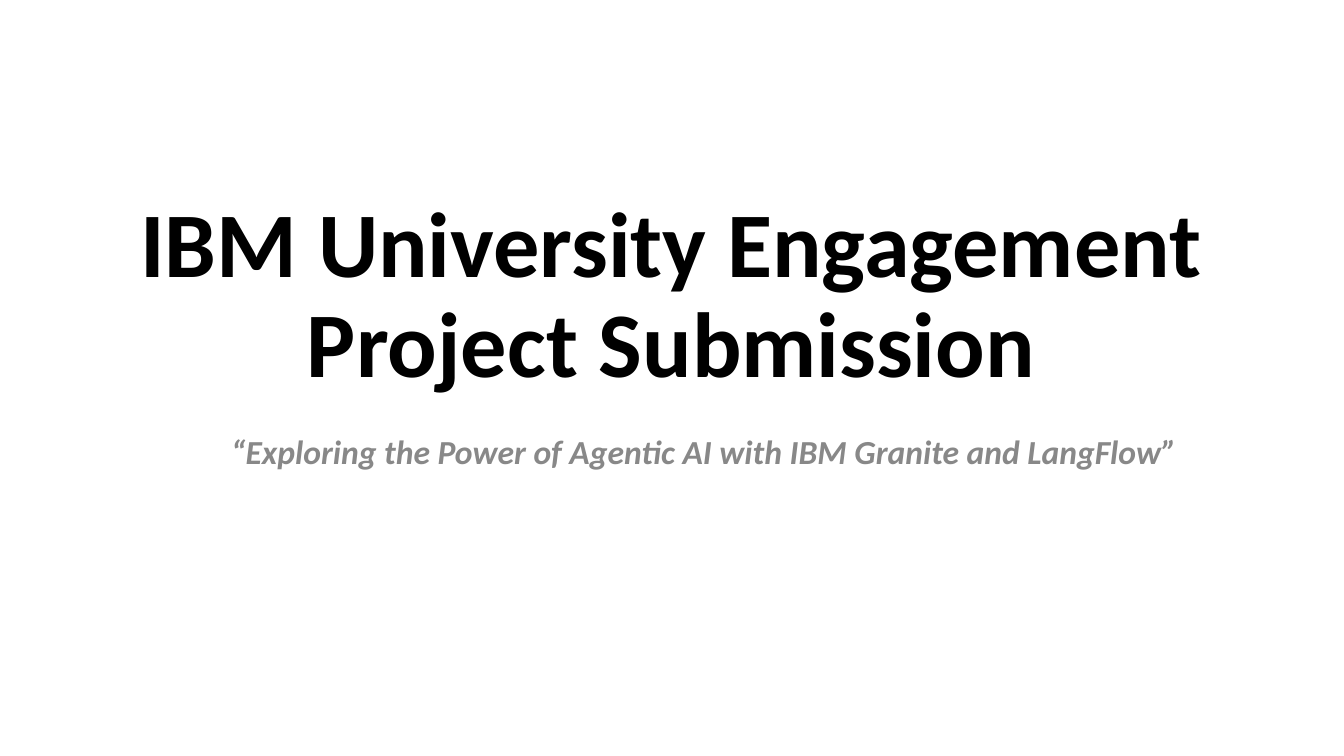
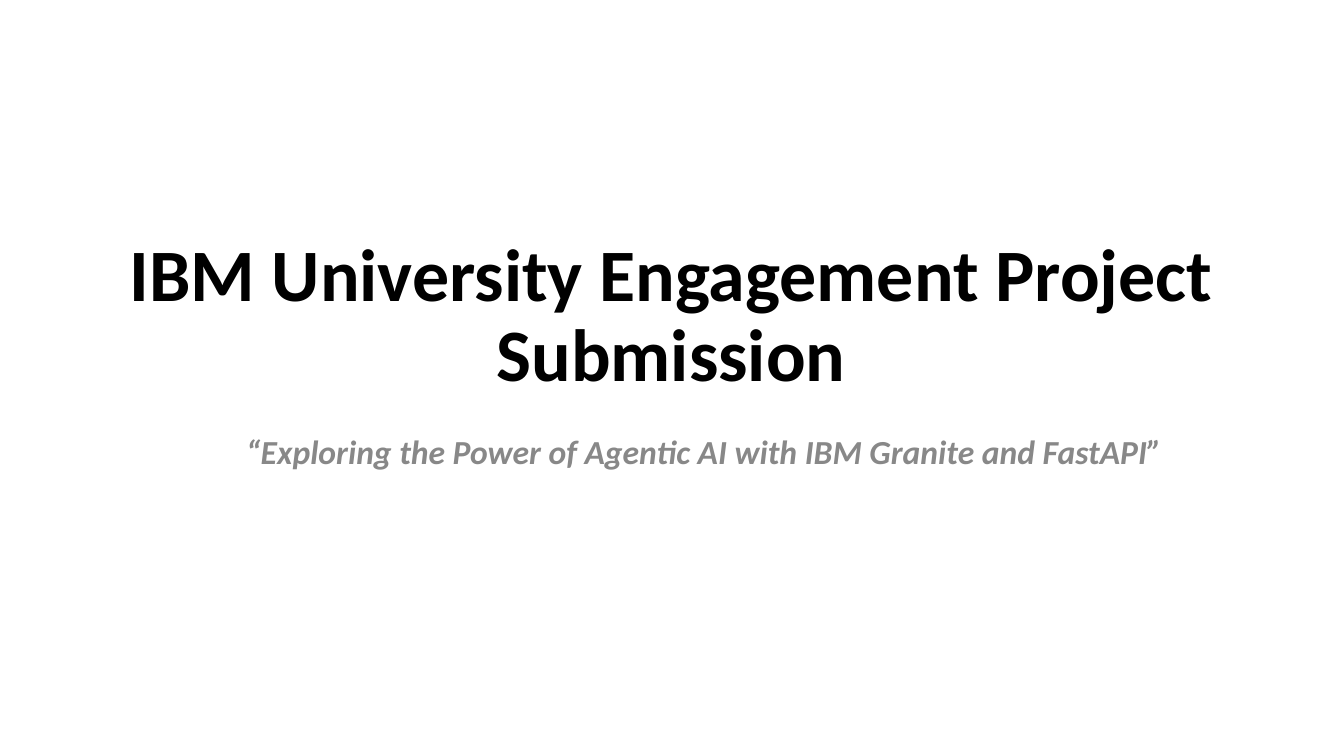
Before and after one commit to Asqi06/IBMhack, a slide deck: slide 1 of ibm.pptx. Drawn at 1344x756 pixels with LibreOffice and Linux fonts; fonts in the diff are those of the drawing. Boxes give left, top, right and bottom in pixels: in the first picture for what was removed or moved away, otherwise in the second. Text is boxed around its words. In the diff, an @@ line names an element or a change of style, - is before the commit and + after.

```diff
--- a/ibm.pptx
+++ b/ibm.pptx
@@ title "IBM University Engagement Project Submission" at bbox=[129, 249, 1212, 382]: size 66 to 52.8 pt @@
@@ text at bbox=[246, 439, 1162, 470]: text changed @@
-“Exploring the Power of Agentic AI with IBM Granite and LangFlow”
+“Exploring the Power of Agentic AI with IBM Granite and FastAPI”
```
Also in this commit, not shown: 12 other slides changed, 2 slides removed, 10 other files.
